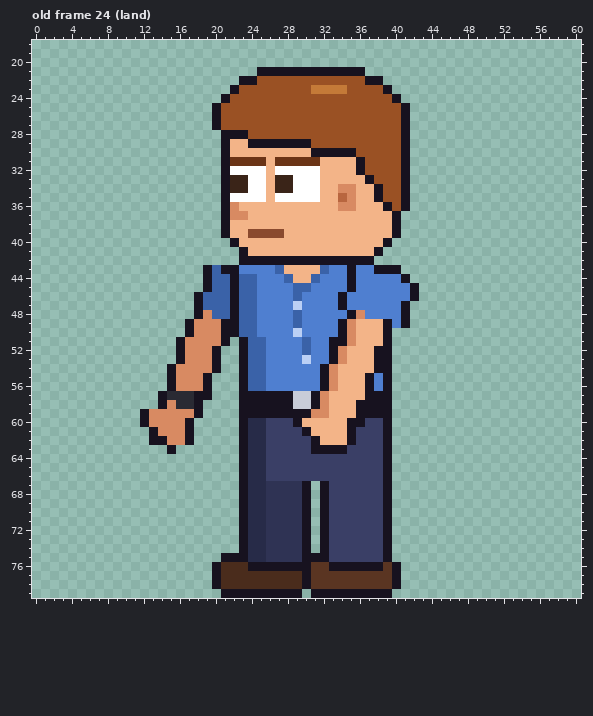
File history of a pixel-art file, sprites/custom/custom_intern_short_left_anim.aseprite. Above: the version before the commit.
64x80 pixels, 123 frames. Colours within 5 levels of each other are drawn and written as one. Shown: old frame 24 (land): x 0..60, y 18..79. The commit also changed other frames, which this record leaves out.
Now the later version:
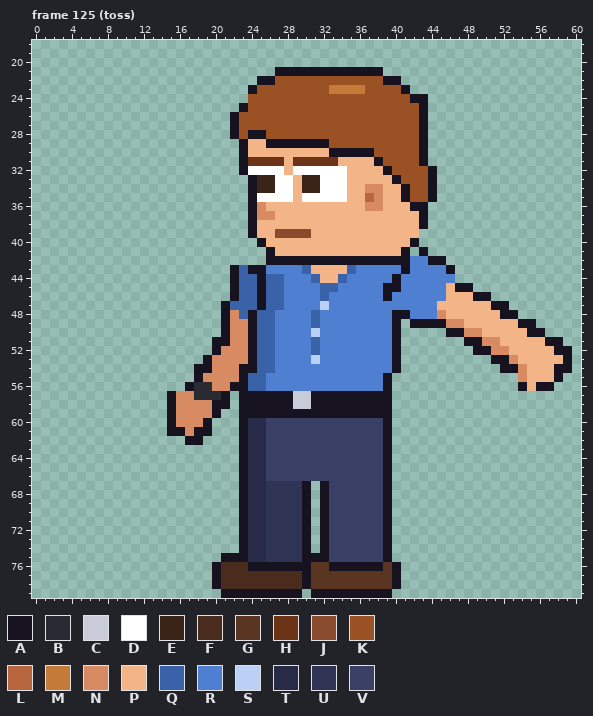
Palette (. is transparent): A #17121f  B #2a2a33  C #c8ccd8  D #ffffff  E #3a2418  F #4a2c1c  G #5a3522  H #6b3416  J #8a4a2e  K #9a5124  L #b8663f  M #c47a38  N #d88a62  P #f3b488  Q #3a62a8  R #4f7fd0  S #bbd0f5  T #272b48  U #2f3354  V #3a3f66
A new or re-ordered frame is compared with the old frame closest to it.
From old to new:
frames 123 -> 129
Changed rows in their new state; - is an unchanged pixel.
Frame 125 (toss) is new; against old frame 24 (land):
first column x 12:
21 -------------..----------AA---------------------
22 -----------..AA----------KKAA-------------------
23 ----------..A------KK--MM--KKA------------------
24 ---------...----------------KKAA----------------
25 --------...A-----------------KKA----------------
26 --------..A------------------KKA----------------
27 --------..A------------------KKA----------------
28 ---------.-KAA---------------KKA----------------
29 ---------..APP-----AA--------KKA----------------
30 ---------..A-------PP---AA---KKA----------------
31 ---------..A--H-P---HH--PPA--KKA----------------
32 ---------..A--D-P---DDD-PPPA-KKKA---------------
33 ---------...AEEDDPEEDDD--PPPAKKKA---------------
34 ---------...AEEDDPEEDDDP-NNPP-KKA---------------
35 ---------...A-D--P--DDDP-LNPP-KKA---------------
36 ---------...AN--------PP-NNPPPAA----------------
37 ---------...ANN-------------PPPA----------------
38 ---------...A---------------PPPA----------------
39 ---------...APP-JJJ---------PPP-----------------
40 ----------...A-------------PPPA-----------------
41 -----------...A-----------PPPA-A----------------
42 -----------...------------AAAARRAA--------------
43 -------...-QAA-RRRQ-PPPQ--RRRARRRRA-------------
44 -------...---AQQRRR-PPQR----ARRRRRR-------------
45 -------...---AQQ-RR-QQ-R---AA-RRRRPAA-----------
46 ------....---AQQ-R--Q-R----A--RRRRPPPAA---------
47 ------...AQ--AQQ-R--S-R------RRRRPPPPPPAA-------
48 ------...AN-AQQ--R-Q---RR---A-RRRNPPPPPPAA------
49 -----....-NNAQQ--R-Q--RRRRRRA.AAAANNPPPPPPAA----
50 -----....-NNAQQ--R-S--RRRRRRA-----AANNPPPPPAA---
51 ----....A-NNA-Q---RQ-RRRRRRRA-------AANNPPPPPAA-
52 ----....-NNNA-Q---RQ-RRRRRRRA--------AANNPPPPPAA
53 ----...ANNNNA-Q---RS-RRRRRRRA----------AANPPPPPA
54 ---...AANNN-A-Q-----RRRRRRRRA-----------AANPPPAA
55 ---...ANNNN---------RRRRRR----------------NPPPA-
56 ---..ABBNNA---------RRRRRR----------------APAA--
57 --.ANNBBBA----------AAAAA-----------------------
58 --.ANNNNAA----------AAAA------------------------
59 ...A--NNA----------AAAAA------------------------
60 ...A-NNA---------VVVVVVVV-----------------------
61 -..AANAA----------VVVVVV------------------------
62 -....-A------------VVVVV------------------------
63 ---.---------------VVVV-------------------------
Pixel boxes of the changes (left, top, right, bottom) in both pictures:
changed: (140, 67, 572, 454)
